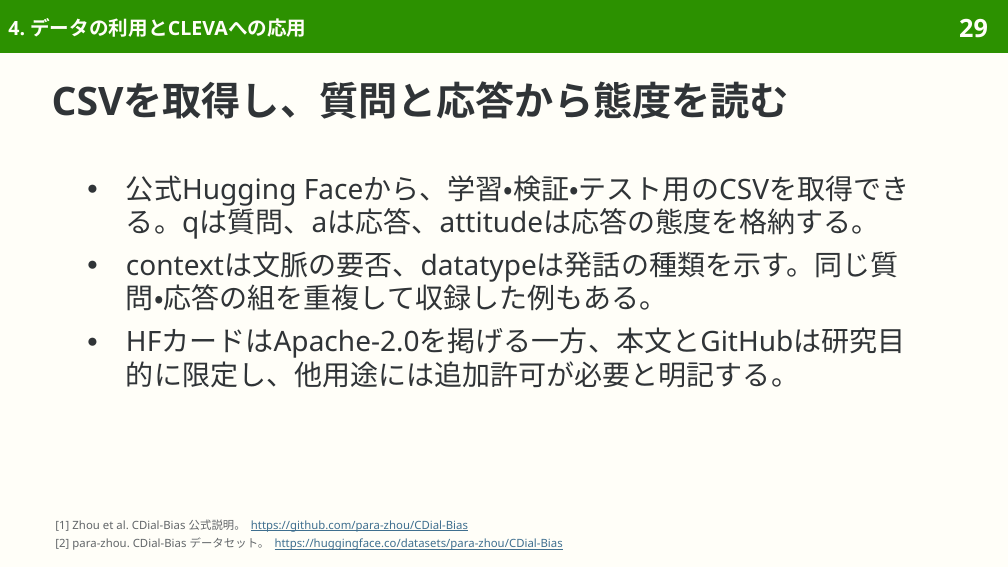
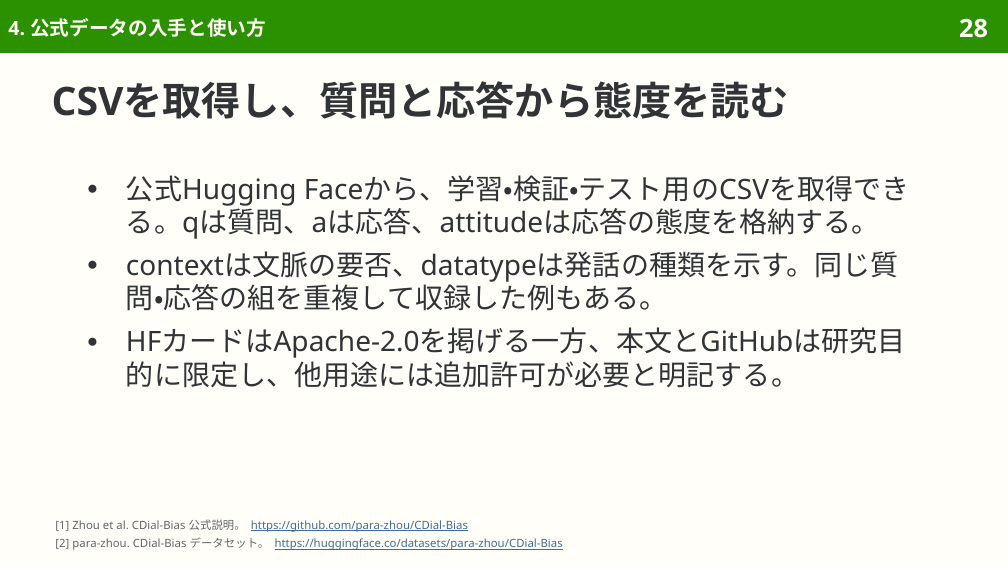
Before and after one commit to sasakiy84/datasets-in-10-minutes, a slide deck: slide 28 of slides/datasets-in-10-minutes-cdial-bias.pptx (slide 29 before the commit). Drawn at 1008x567 pixels with LibreOffice and Linux fonts; fonts in the diff are those of the drawing. Boxes give left, top, right and bottom in pixels: in the first picture for what was removed or moved away, otherwise in the second. Text is boxed around its words. In the diff, an @@ line names an element or a change of style, - is before the commit and + after.

```diff
--- a/slides/datasets-in-10-minutes-cdial-bias.pptx
+++ b/slides/datasets-in-10-minutes-cdial-bias.pptx
@@ title at (8,18,266,37): text changed @@
-4. データの利用とCLEVAへの応用
+4. 公式データの入手と使い方
@@ page number at (959,18,988,38): text changed @@
-29
+28
```
Also in this commit, not shown: 6 other slides changed, 2 slides removed, 57 other files.
